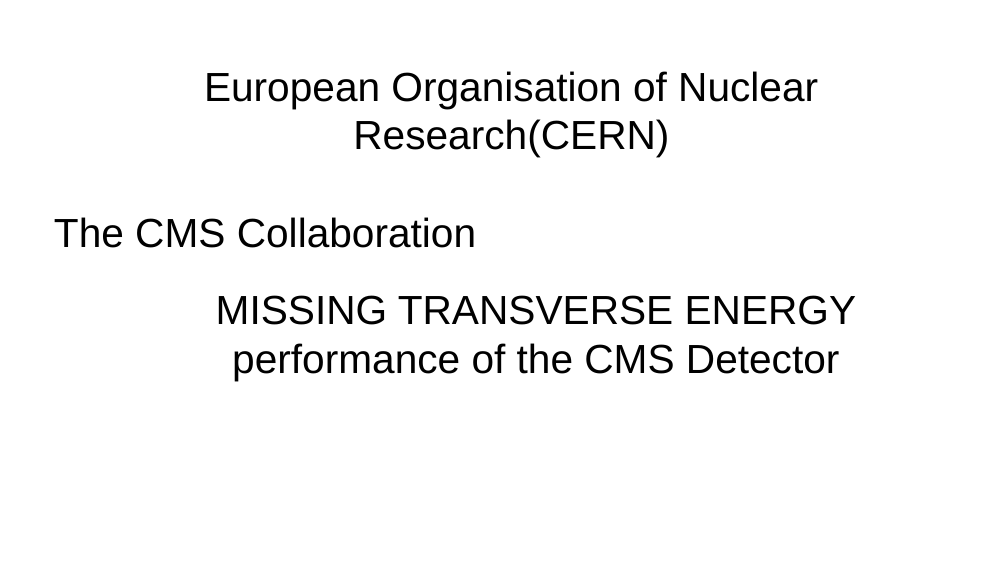
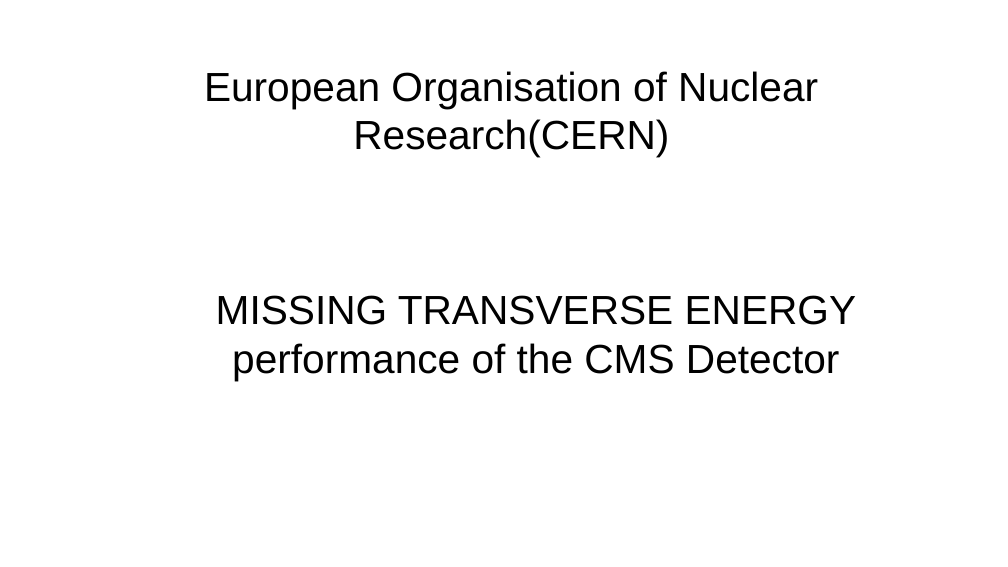
Before and after one commit to JustTUSHAR/MscProject, a slide deck: slide 1 of reports/Presantation.odp. Drawn at 1008x567 pixels with LibreOffice and Linux fonts; fonts in the diff are those of the drawing. Boxes give left, top, right and bottom in pixels: in the first picture for what was removed or moved away, otherwise in the second. Text is boxed around its words. In the diff, an @@ line names an element or a change of style, - is before the commit and + after.

```diff
--- a/reports/Presantation.odp
+++ b/reports/Presantation.odp
@@ subtitle at box(54, 217, 476, 248): paragraph removed @@
-The CMS Collaboration
```
Also in this commit, not shown: 2 other files.
